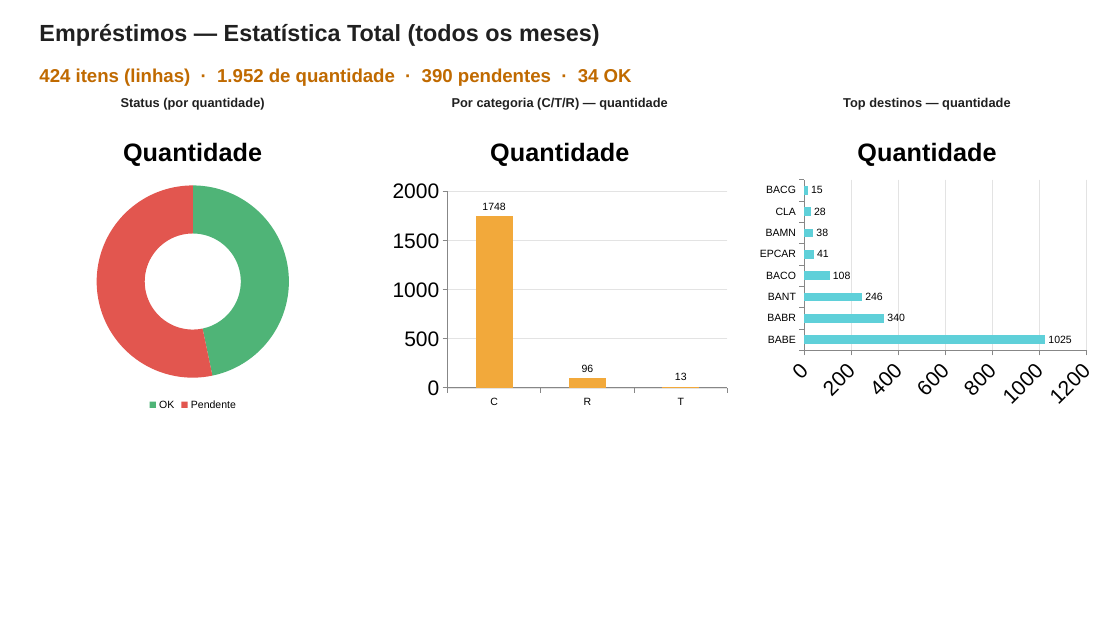
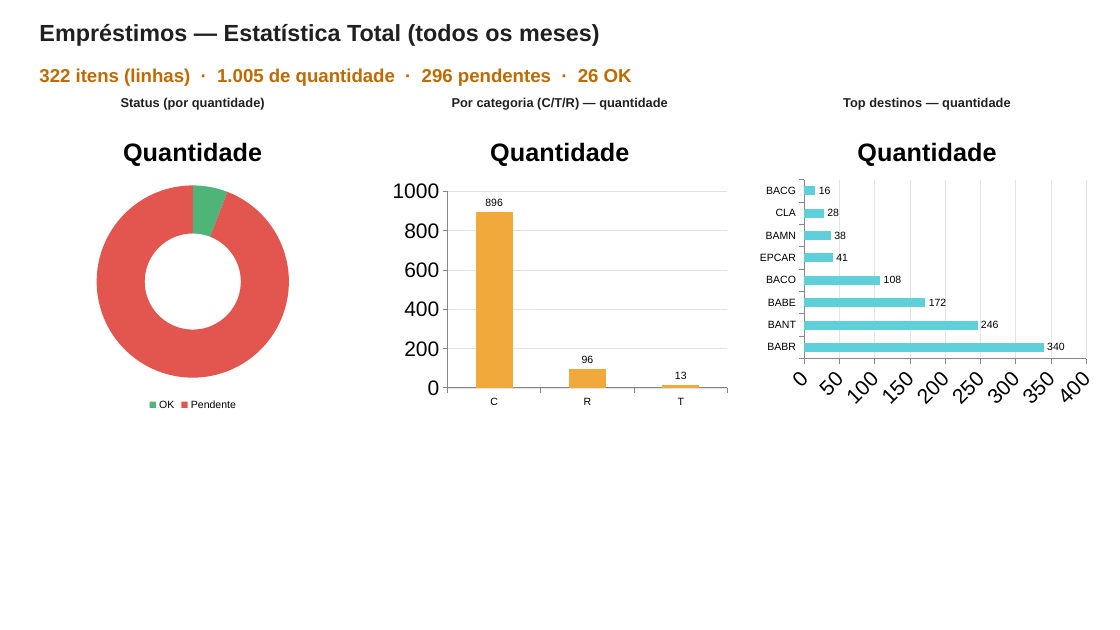
Before and after one commit to wallacedellaney/c98a-pamals, a slide deck: slide 16 of Contrato 005/Dashboard/02_Dados_Tratados/atas/RMA_Junho_2026.pptx. Drawn at 1120x630 pixels with LibreOffice and Linux fonts; fonts in the diff are those of the drawing. Boxes give left, top, right and bottom in pixels: in the first picture for what was removed or moved away, otherwise in the second. Text is boxed around its words. In the diff, an @@ line names an element or a change of style, - is before the commit and + after.

```diff
--- a/Contrato 005/Dashboard/02_Dados_Tratados/atas/RMA_Junho_2026.pptx
+++ b/Contrato 005/Dashboard/02_Dados_Tratados/atas/RMA_Junho_2026.pptx
@@ text at (39,68,632,86): text changed @@
-424 itens (linhas) · 1.952 de quantidade · 390 pendentes · 34 OK
+322 itens (linhas) · 1.005 de quantidade · 296 pendentes · 26 OK
@@ doughnut chart at (18,120,367,414) @@
@@ Quantidade, OK: 47 to 6 @@
@@ Quantidade, Pendente: 53 to 94 @@
@@ column chart at (386,120,734,414) @@
@@ Quantidade, C: 1748 to 896 @@
@@ bar chart at (753,120,1102,414) @@
-categories: BABE, BABR, BANT, BACO, EPCAR, BAMN, CLA, BACG
+categories: BABR, BANT, BABE, BACO, EPCAR, BAMN, CLA, BACG
-Quantidade: 1025, 340, 246, 108, 41, 38, 28, 15
+Quantidade: 340, 246, 172, 108, 41, 38, 28, 16
```
Also in this commit, not shown: 2 other slides changed, 4 other files.
